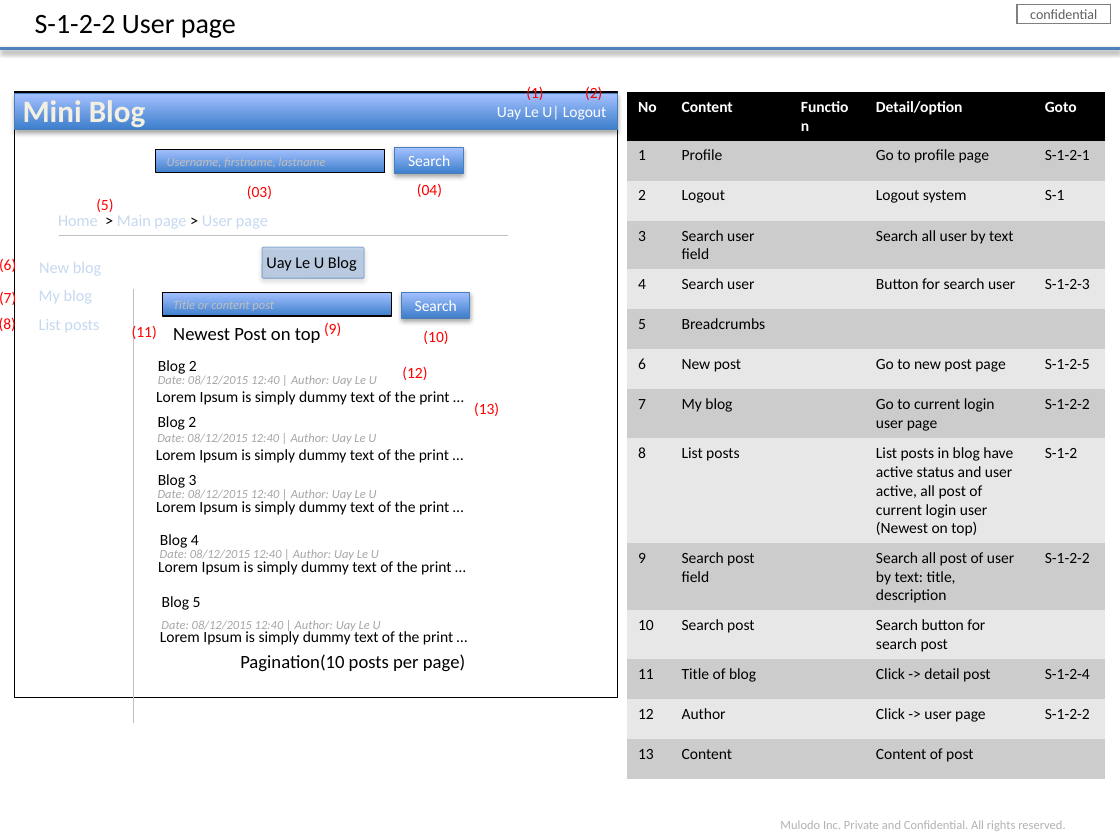
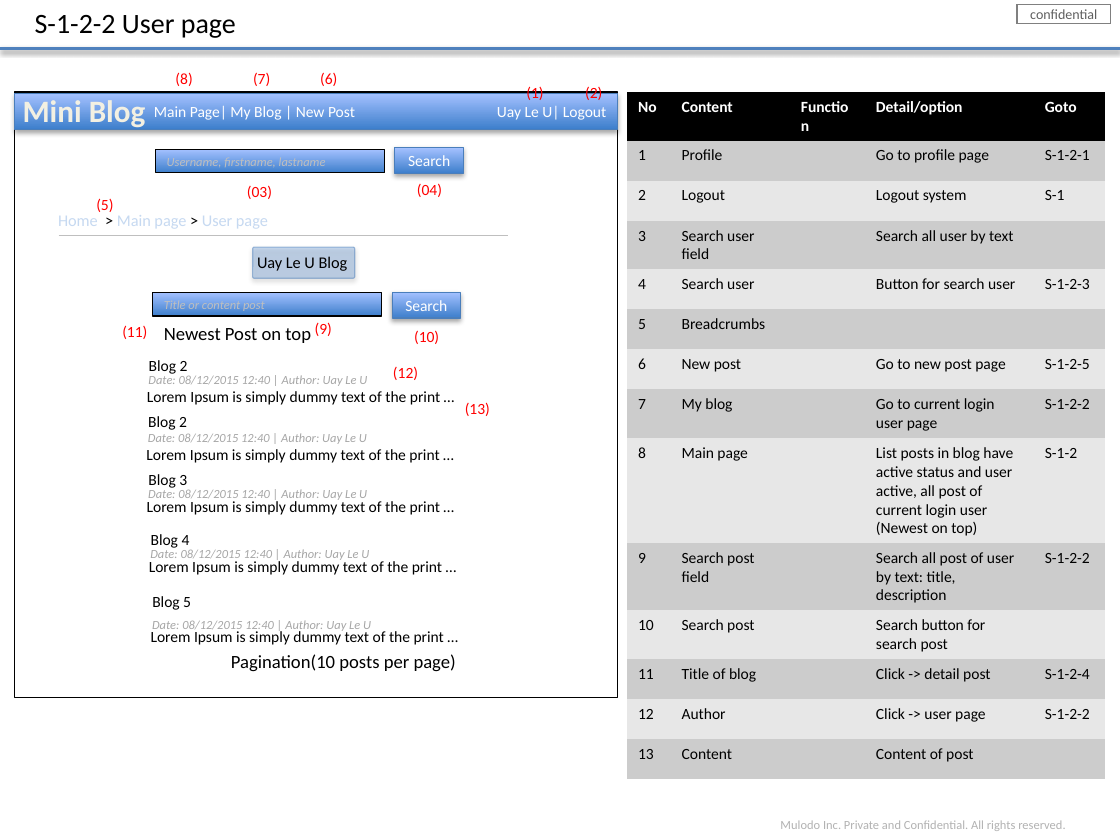
Before and after one commit to Mulodo-Java-Training/miniblog-le.uay, a slide deck: slide 9 of doc/frontend/wireframe/TRN-MiniBlog_WireframeDesign_UayLe.pptx. Drawn at 1120x840 pixels with LibreOffice and Linux fonts; fonts in the diff are those of the drawing; background and template pictures are left out. Boxes give left, top, right and bottom in pixels: in the first picture for what was removed or moved away, otherwise in the second. Text is boxed around its words. In the diff, an @@ line names an element or a change of style, - is before the commit and + after.

```diff
--- a/doc/frontend/wireframe/TRN-MiniBlog_WireframeDesign_UayLe.pptx
+++ b/doc/frontend/wireframe/TRN-MiniBlog_WireframeDesign_UayLe.pptx
@@ text "(8)" rewrapped from bbox=[0, 315, 16, 333] to bbox=[175, 72, 192, 86] @@
@@ text "(7)" rewrapped from bbox=[0, 290, 16, 308] to bbox=[253, 73, 270, 86] @@
@@ text "(6)" rewrapped from bbox=[0, 257, 16, 275] to bbox=[320, 73, 337, 86] @@
@@ text in rectangle at bbox=[154, 106, 355, 122]: text changed @@
-Uay Le U| Logout
+Main Page| My Blog | New Post Uay Le U| Logout
@@ table at bbox=[627, 92, 1107, 778] @@
-row 9, column 2: List posts
+row 9, column 2: Main page
@@ text removed at bbox=[39, 262, 101, 276] @@
-New blog
@@ 23 texts, 2 rectangles, 1 rounded rectangle: place and size @@
-23 texts, 2 rectangles, 1 rounded rectangle at bbox=[132, 248, 499, 672]
+23 texts, 2 rectangles, 1 rounded rectangle at bbox=[122, 248, 490, 672]
@@ text removed at bbox=[39, 290, 93, 304] @@
-My blog
@@ line removed from (133, 289) to (133, 722) @@
@@ text removed at bbox=[39, 319, 99, 332] @@
-List posts
```
Also in this commit, not shown: 6 other slides changed, 4 slides added.
